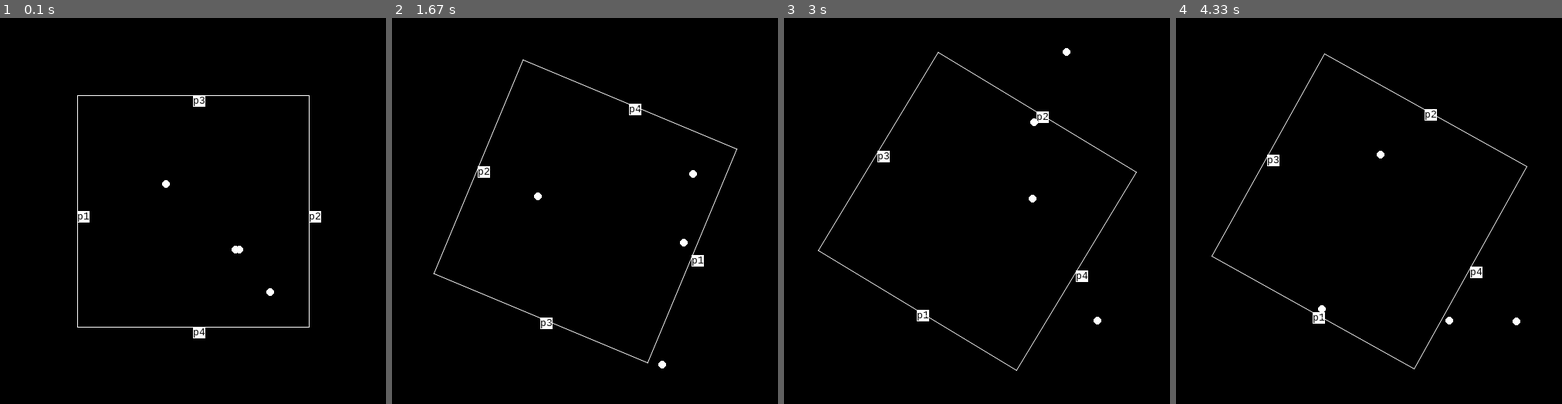
Above: before the commit, frames 1-4 (left to right).
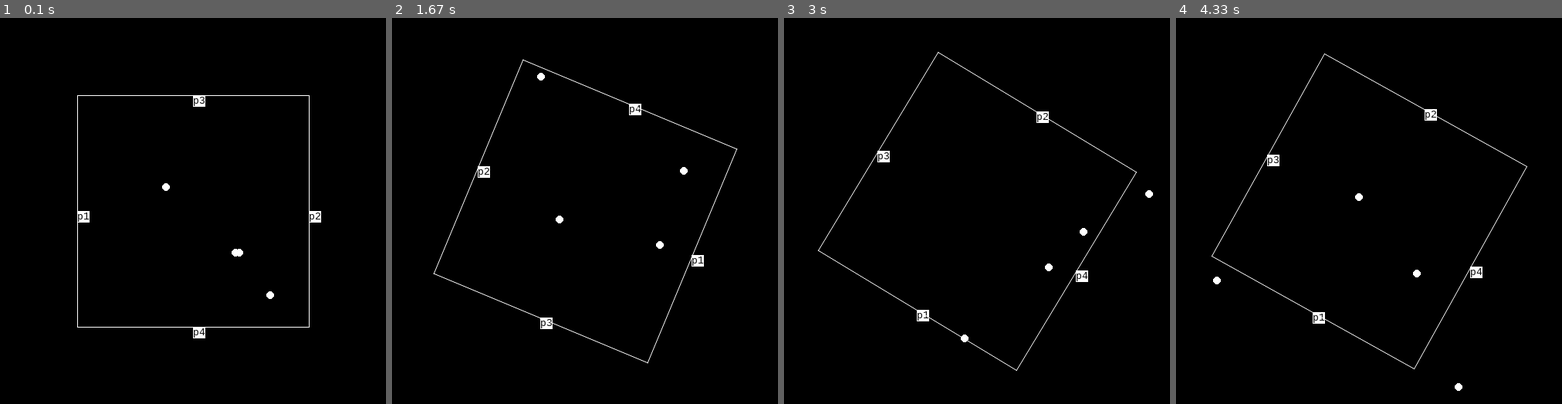
Above: after the commit, the same moments.

Repository: osa1/pygame-playground
Game: pygame game, started from fiz2.py
The game is run twice, just before and just after one commit, with the same random seed, the same clock (stepped at 60 frames per second) and the same inputs. The source is Python 2; it was converted automatically to run under Python 3.
Inputs (mouse positions are in pixels of both pictures, inside the frame that each line leads up to):
- Up to frame 1 (0.1 s): no input
- Up to frame 2 (1.67 s): move the mouse to (569, 226) at 0.37 s; move the mouse to (492, 214) at 0.87 s; move the mouse to (642, 75) at 1.2 s
- Up to frame 3 (3 s): move the mouse to (984, 79) at 1.7 s; move the mouse to (980, 253) at 2.27 s; move the mouse to (1077, 272) at 2.6 s
- Up to frame 4 (4.33 s): move the mouse to (1469, 176) at 3.03 s; move the mouse to (1507, 180) at 3.43 s; move the mouse to (1504, 288) at 4.1 s

The runs differ from the first frame. In frame 1, 0.1% of the frame differs, in the area x 42-71%, y 42-73%; in frame 2, 0.2%, in the area x 36-79%, y 14-91%; in frame 3, 0.2%; in frame 4, 0.2%.

Commit message:
gravitypython MouseHandle.py 1

Diff:
--- a/fiz2.py
+++ b/fiz2.py
@@ -46,6 +46,7 @@
 
 konumlar = [[200, 200], [300, 300], [300, 300],[350, 350]]
 hizlar = [[3, 3], [2, 0], [1, 0], [0, 1]]
+time_passed = 0
 
 
 screen = pygame.display.set_mode((SCREENX, SCREENY), 0, 32)
@@ -125,6 +126,7 @@
     # toplar
     for konum, hiz in zip(konumlar, hizlar):
 
+        hiz[1] += time_passed*0.03
         if konum[0] < 0:
             konum[0] += SCREENX
         elif konum[0] > SCREENX:
@@ -164,8 +166,9 @@
             hiz[1] = -ref_v[1]
         konum[0] += hiz[0]
         konum[1] += hiz[1]
-        pygame.draw.circle(screen, BEYAZ, konum, YARICAP)
+        #pygame.draw.circle(screen, BEYAZ, konum, YARICAP)
+        pygame.draw.circle(screen, BEYAZ, (int(konum[0]), int(konum[1])), YARICAP)
 
 
-    clock.tick(60)
+    time_passed = clock.tick(60)
     pygame.display.flip()
